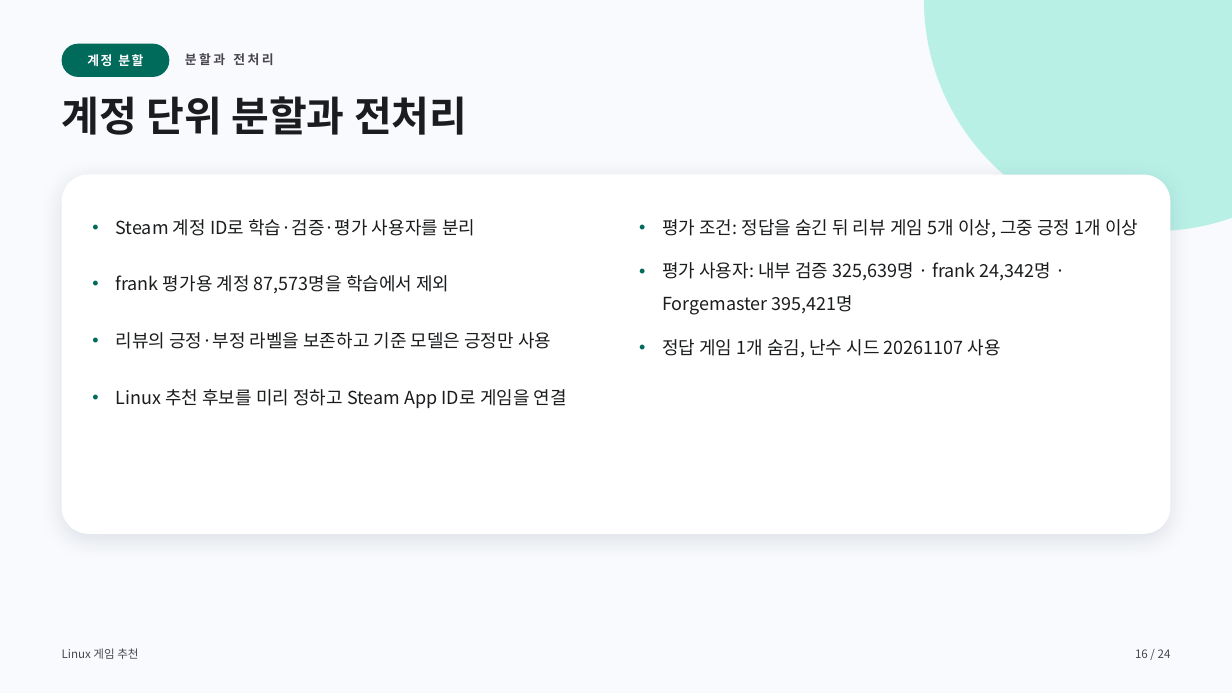
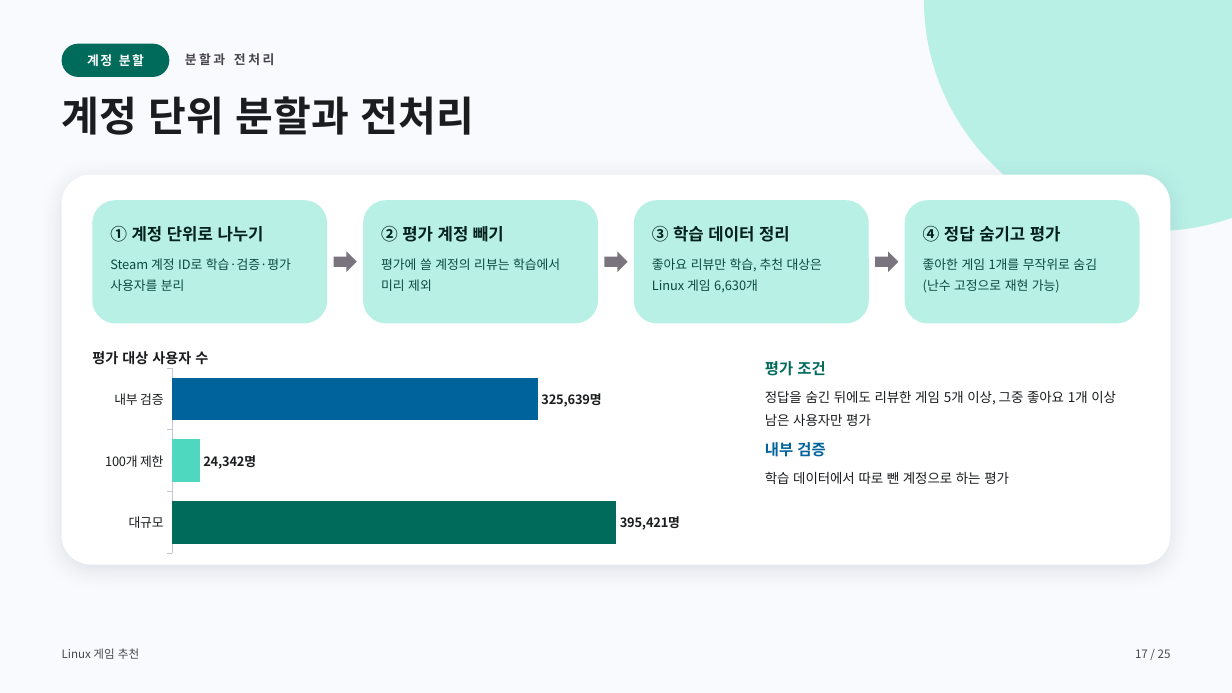
Before and after one commit to jinSeong-P/ML-game-recommendation, a slide deck: slide 17 of presentation/ML-game-recommendation-final.pptx (slide 16 before the commit). Drawn at 1232x693 pixels with LibreOffice and Linux fonts; fonts in the diff are those of the drawing. Boxes give left, top, right and bottom in pixels: in the first picture for what was removed or moved away, otherwise in the second. Text is boxed around its words. In the diff, an @@ line names an element or a change of style, - is before the commit and + after.

```diff
--- a/presentation/ML-game-recommendation-final.pptx
+++ b/presentation/ML-game-recommendation-final.pptx
@@ rounded rectangle: place and size @@
-rounded rectangle at [62, 175, 1171, 534]
+rounded rectangle at [62, 175, 1171, 565]
@@ rounded rectangle added at [92, 201, 327, 323], fill #B8F0E6 @@
@@ rounded rectangle added at [363, 201, 598, 323], fill #B8F0E6 @@
@@ rounded rectangle added at [634, 201, 869, 323], fill #B8F0E6 @@
@@ rounded rectangle added at [905, 201, 1140, 323], fill #B8F0E6 @@
@@ text added at [110, 226, 264, 242], 13 pt, text #00201A, bold @@
+① 계정 단위로 나누기
@@ text removed at [115, 219, 567, 408] @@
-• Steam 계정 ID로 학습·검증·평가 사용자를 분리
-• frank 평가용 계정 87,573명을 학습에서 제외
-• 리뷰의 긍정·부정 라벨을 보존하고 기준 모델은 긍정만 사용
-• Linux 추천 후보를 미리 정하고 Steam App ID로 게임을 연결
@@ text added at [381, 226, 504, 242], 13 pt, text #00201A, bold @@
+② 평가 계정 빼기
@@ text added at [652, 226, 790, 242], 13 pt, text #00201A, bold @@
+③ 학습 데이터 정리
@@ text removed at [662, 219, 1138, 358] @@
-• 평가 조건: 정답을 숨긴 뒤 리뷰 게임 5개 이상, 그중 긍정 1개 이상
-• 평가 사용자: 내부 검증 325,639명 · frank 24,342명 · Forgemaster 395,421명
-• 정답 게임 1개 숨김, 난수 시드 20261107 사용
@@ text added at [923, 226, 1061, 242], 13 pt, text #00201A, bold @@
+④ 정답 숨기고 평가
@@ text added at [110, 258, 291, 291], 10 pt, text #0B4A40 @@
+Steam 계정 ID로 학습·검증·평가 사용자를 분리
@@ right arrow added at [334, 251, 357, 272], fill #79747E @@
@@ text added at [381, 258, 560, 291], 10 pt, text #0B4A40 @@
+평가에 쓸 계정의 리뷰는 학습에서 미리 제외
@@ right arrow added at [604, 251, 628, 272], fill #79747E @@
@@ text added at [652, 258, 822, 292], 10 pt, text #0B4A40 @@
+좋아요 리뷰만 학습, 추천 대상은 Linux 게임 6,630개
@@ right arrow added at [875, 251, 898, 272], fill #79747E @@
@@ text added at [923, 258, 1097, 293], 10 pt, text #0B4A40 @@
+좋아한 게임 1개를 무작위로 숨김 (난수 고정으로 재현 가능)
@@ text added at [92, 351, 208, 365], 11 pt, text #1A1C1E, bold @@
+평가 대상 사용자 수
@@ bar chart added at [92, 364, 724, 556] @@
+categories: 내부 검증, 100개 제한, 대규모
+Series 1: 325639, 24342, 395421
@@ text added at [765, 361, 1116, 484], 10.5 pt, text #1A1C1E @@
+평가 조건
+정답을 숨긴 뒤에도 리뷰한 게임 5개 이상, 그중 좋아요 1개 이상 남은 사용자만 평가
+내부 검증
+학습 데이터에서 따로 뺀 계정으로 하는 평가
@@ text at [1135, 649, 1171, 658]: text changed @@
-16 / 24
+17 / 25
```
Also in this commit, not shown: 16 other slides changed, 8 slides added, 7 slides removed, 1 other file.
